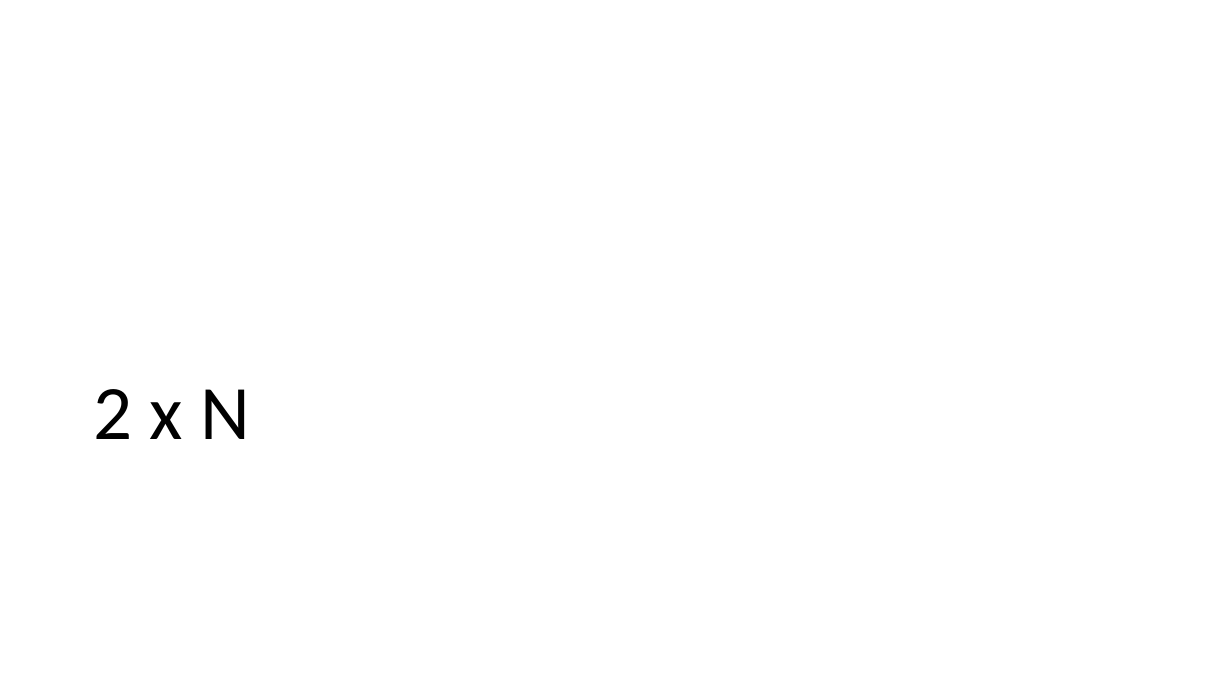
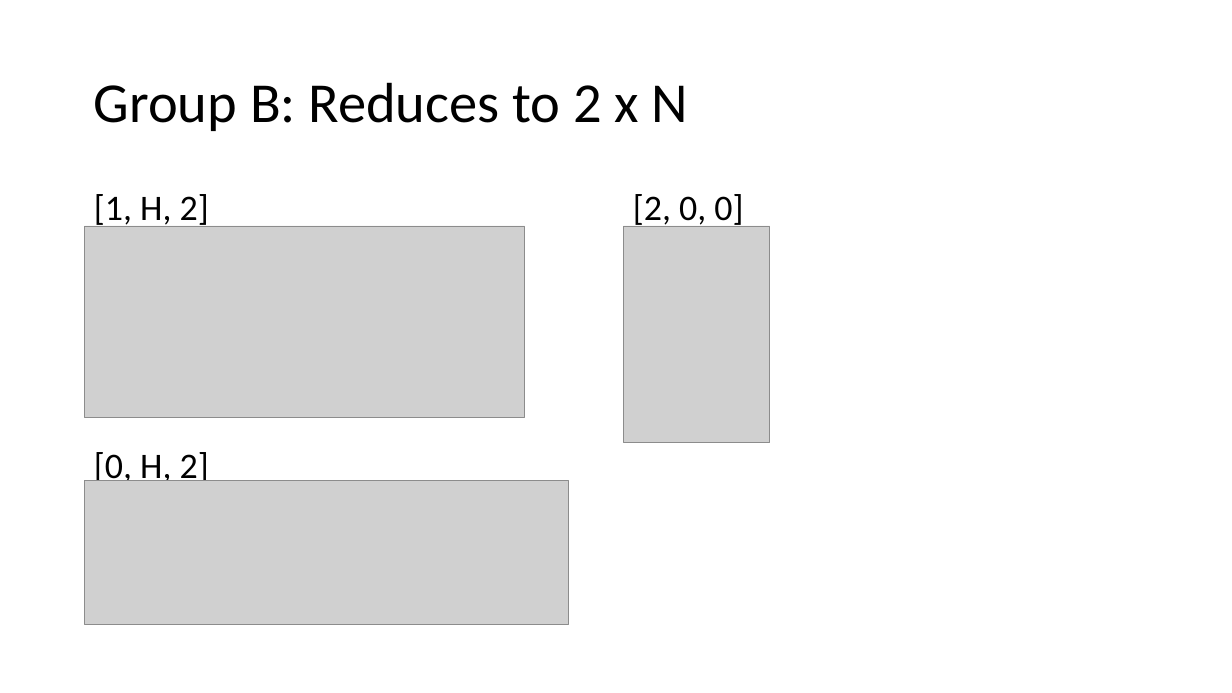
Before and after one commit to EzraSkwarka/Math-Capstone, a slide deck: slide 21 of Presentation/Mat Cap draft.pptx (slide 16 before the commit). Drawn at 1232x693 pixels with LibreOffice and Linux fonts; fonts in the diff are those of the drawing; grey boxes stand for pictures. Boxes give left, top, right and bottom in pixels: in the first picture for what was removed or moved away, otherwise in the second. Text is boxed around its words. In the diff, an @@ line names an element or a change of style, - is before the commit and + after.

```diff
--- a/Presentation/Mat Cap draft.pptx
+++ b/Presentation/Mat Cap draft.pptx
@@ title "Group B: Reduces to 2 ..." at (94, 82, 688, 131): vertical alignment bottom to middle @@
@@ title at (94, 82, 688, 131): text changed; size 60 to 44 pt @@
-2 x N
+Group B: Reduces to 2 x N
@@ text added at (94, 194, 209, 487), 28 pt, text #000000 @@
+[1, H, 2]
+[0, H, 2]
@@ text added at (633, 194, 743, 229), 28 pt, text #000000 @@
+[2, 0, 0]
@@ picture added at (85, 226, 525, 418) @@
@@ picture added at (624, 226, 770, 443) @@
@@ picture added at (85, 481, 569, 624) @@
```
Also in this commit, not shown: 11 other slides changed, 9 slides added, 1 slide removed.
